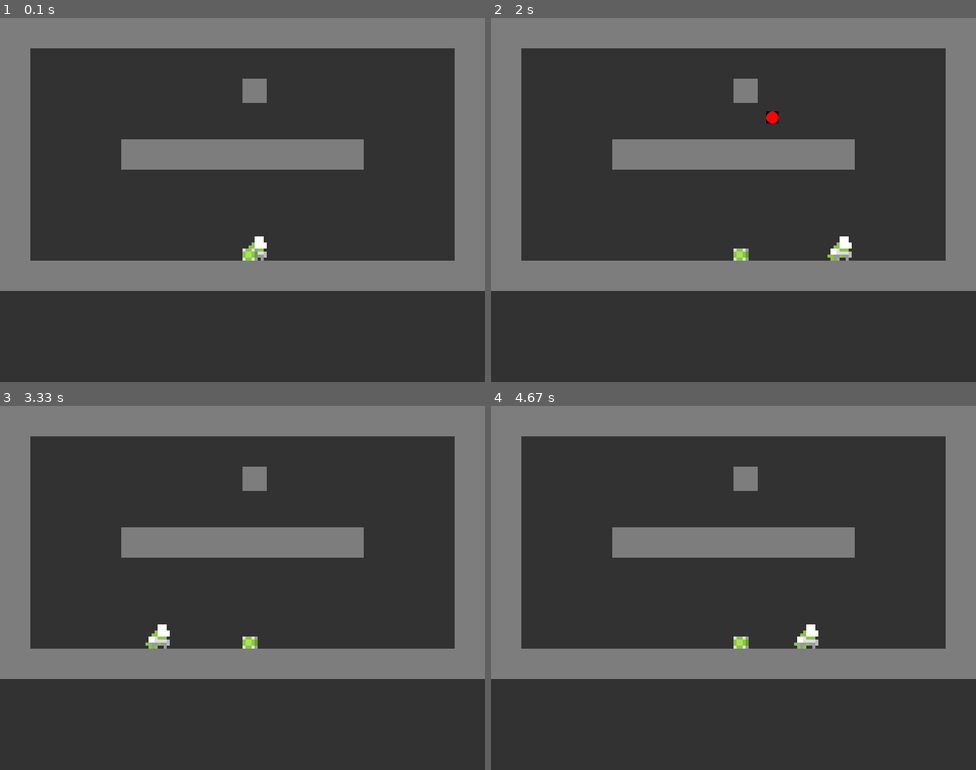
Above: before the commit, frames 1-4 (two rows, left to right).
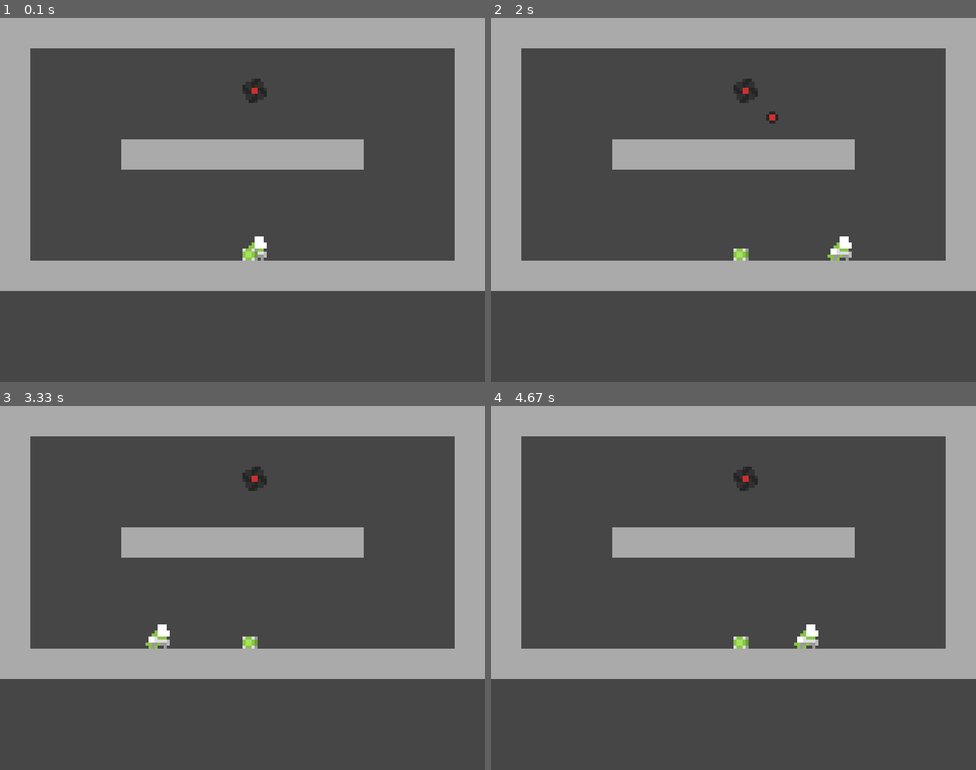
Above: after the commit, the same moments.

Repository: DJan03/ThrowTheBox_pygame
Game: pygame game, started from main.py
Same seed, same stepped clock (60 frames per second), same inputs: the game is played once before the commit and once after it.
Inputs:
- Up to frame 1 (0.1 s): no input
- Up to frame 2 (2 s): hold Right 0.33-0.8 s; hold Up 0.83-1.13 s; hold Right 1.17-1.63 s; hold Left from 1.67 s (still down)
- Up to frame 3 (3.33 s): release Left at 2.2 s; hold Down 2.23-2.53 s; hold Left 2.57-2.97 s
- Up to frame 4 (4.67 s): hold Right 3.4-4.03 s; hold Down 4.07-4.43 s; hold Left from 4.47 s (still down)

The runs differ from the first frame. In frame 1, 28% of the frame differs, in the area x 0-100%, y 0-75%; in frame 2, 29%; in frame 3, 28%; in frame 4, 28%.

Commit message:
add graphics

Diff:
--- a/main.py
+++ b/main.py
@@ -46,7 +46,7 @@
 
 
 class Block(pygame.sprite.Sprite):
-    color = (125, 125, 125)
+    color = (170, 170, 170)
 
     def __init__(self, group, x, y, w, h):
         super().__init__(group)
@@ -260,12 +260,10 @@
 
 
 class Bullet(pygame.sprite.Sprite):
-    color = (255, 0, 0)
     def __init__(self, group, x, y, velocity_x, velocity_y):
         super().__init__(group)
 
-        self.image = pygame.Surface((20, 20))
-        pygame.draw.circle(self.image, Bullet.color, (10, 10), 10)
+        self.image = pygame.transform.scale(pygame.image.load("bullet.png"), (20, 20))
 
         self.rect = self.image.get_rect()
         self.rect.x = x
@@ -283,13 +281,12 @@
         if block_hit is not None:
             objectManager.remove(self, ObjectManager.BULLET_KEY)
 
+
 class Enemy(pygame.sprite.Sprite):
-    color = (30, 30, 30)
-
     def __init__(self, group, x, y, shoot_cooldown):
         super().__init__(group)
-        self.image = pygame.Surface((40, 40))
-        self.image.fill(Block.color)
+        self.image = pygame.transform.scale(pygame.image.load("enemy.png"), (40, 40))
+
         self.rect = self.image.get_rect()
         self.rect.x = x
         self.rect.y = y
@@ -357,7 +354,7 @@
                 RUN = False
             objectManager.player_control(event)
 
-        screen.fill((50, 50, 50))
+        screen.fill((70, 70, 70))
 
         objectManager.update()
         objectManager.draw(screen)
Binary file added: bullet.png
Binary file added: enemy.png
